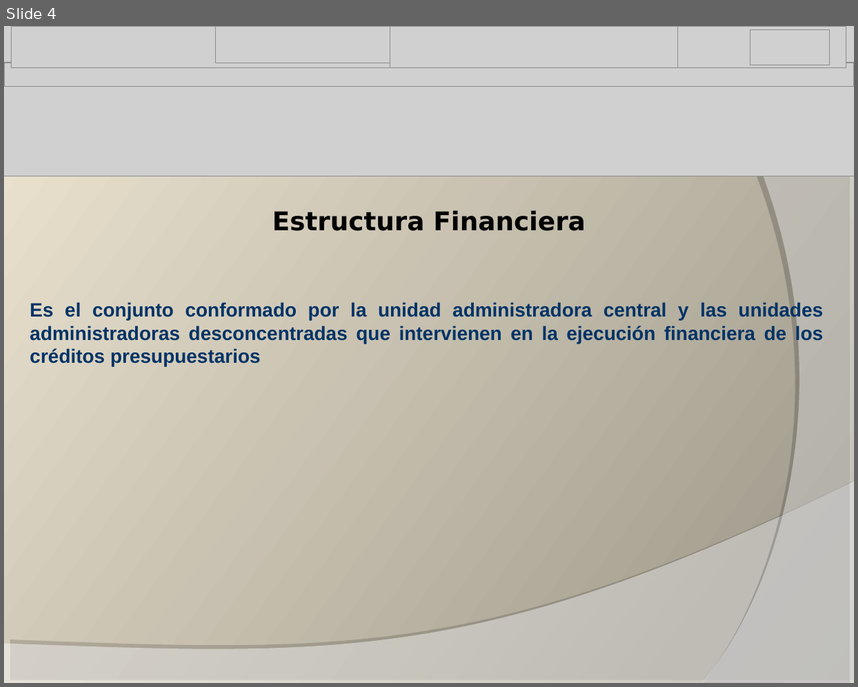
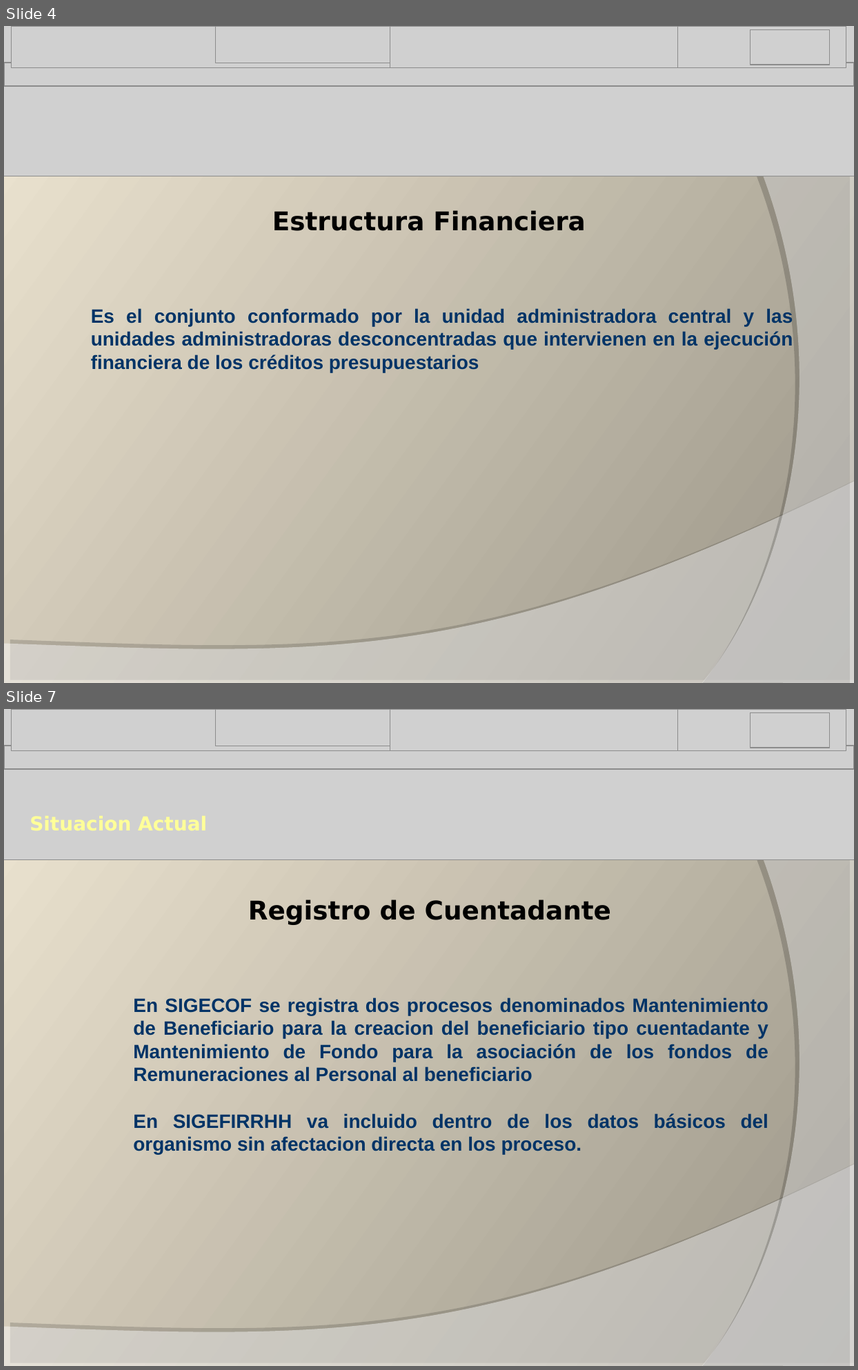
Before and after one commit to alisira/sgf, a slide deck: SOPORTE/Integracion_Sigefirrhh_Sigecof.ppt. Shown one above the other, each under a label of ours: slide 4 before the commit, slides 4 and 7 after it; the slides between them are not shown. The pictures are 858x687 and 858x1370 pixels, drawn with LibreOffice and Linux fonts; fonts in the diff are those of the drawing; grey boxes stand for pictures; background and template pictures are left out. Boxes give left, top, right and bottom in pixels: in the first picture for what was removed or moved away, otherwise in the second. Text is boxed around its words. In the diff, an @@ line names an element or a change of style, - is before the commit and + after.

```diff
--- a/SOPORTE/Integracion_Sigefirrhh_Sigecof.ppt
+++ b/SOPORTE/Integracion_Sigefirrhh_Sigecof.ppt
@@ slide 7 added at box(4, 709, 854, 1366), background gradient #9A9487 to #EFE7D3; not listed: 2 template elements that a slide beside it also shows @@
@@ picture added at box(4, 709, 854, 859) @@
@@ group added at box(4, 709, 853, 768): 5 pictures @@
@@ text added at box(22, 808, 506, 850), 18 pt, text #FFFF99, bold @@
+Situacion Actual
@@ text added at box(248, 899, 611, 925), 24 pt, text #000000, bold @@
+Registro de Cuentadante
@@ text added at box(133, 997, 769, 1154), 18 pt, text #003366, bold @@
+En SIGECOF se registra dos procesos denominados Mantenimiento de Beneficiario para la creacion del beneficiario tipo cuentadante y Mantenimiento de Fondo para la asociación de los fondos de Remuneraciones al Personal al beneficiario
+En SIGEFIRRHH va incluido dentro de los datos básicos del organismo sin afectacion directa en los proceso.
@@ slide 4 changed as well @@
@@ text "Es el conjunto conformado por ..." rewrapped from box(30, 302, 823, 366) to box(91, 308, 793, 372) @@
```
Also in this commit, not shown: 4 other slides changed, 15 other slides added, 7 slides removed.
